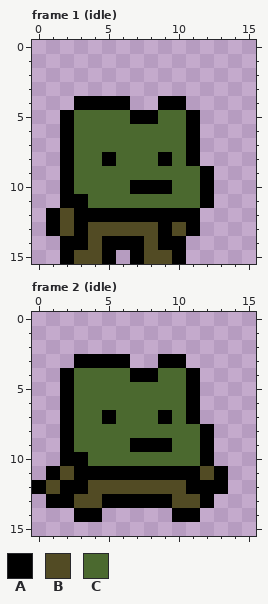
Pixel-art file -- projects/zombies/assets/zombie.ase. That is the earlier state.
16x16 pixels, 2 frames. Shown: frame 1 (idle), frame 2 (idle).
Palette (. is transparent): A #000000  B #524b24  C #4b692f
Pixels before, frame 1 (idle), first column x 1:
 4 ..AAAA..AA..
 5 .ACCCCAACCA.
 6 .ACCCCCCCCA.
 7 .ACCCCCCCCA.
 8 .ACCACCCACA.
 9 .ACCCCCCCCCA
10 .ACCCCAAACCA
11 .AACCCCCCCCA
12 ABAAAAAAAAA.
13 ABABBBBBABA.
14 .AABAAABAA..
15 .ABBA.ABBA..
Pixels before, frame 2 (idle), first column x 0:
 3 ...AAAA..AA...
 4 ..ACCCCAACCA..
 5 ..ACCCCCCCCA..
 6 ..ACCCCCCCCA..
 7 ..ACCACCCACA..
 8 ..ACCCCCCCCCA.
 9 ..ACCCCAAACCA.
10 ..AACCCCCCCCA.
11 .ABAAAAAAAAABA
12 ABAABBBBBBBAAA
13 .AABBAAAAABBA.
14 ...AA.....AA..
Once edited:
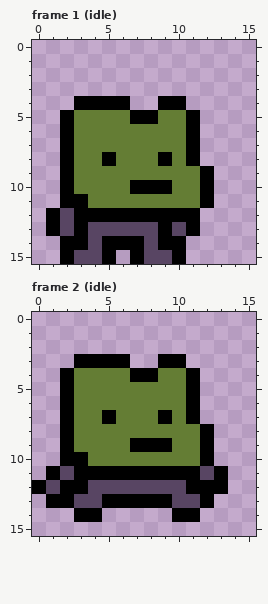
Change:
Colour B changes from #524b24 to #584563.
Colour C changes from #4b692f to #647d34.
Boxes around the changes in both pictures, in picture pixels (x1, y1, x2, y2):
changed: (60, 110, 200, 264)
changed: (46, 368, 214, 508)
